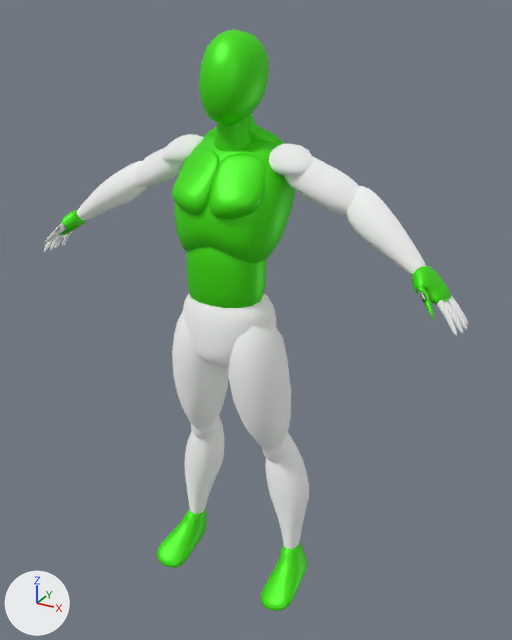
The glTF model emmanuel.glb: old version first, new version second.
One viewpoint serves both versions: a camera (50 mm lens) standing at (1.94, -3.39, 3.47) and looking at (0.09, -0.04, 1.79). Arrows for +X, +Y and +Z are at lower left; the lights stay in place. Vertices at the same position are counted once.
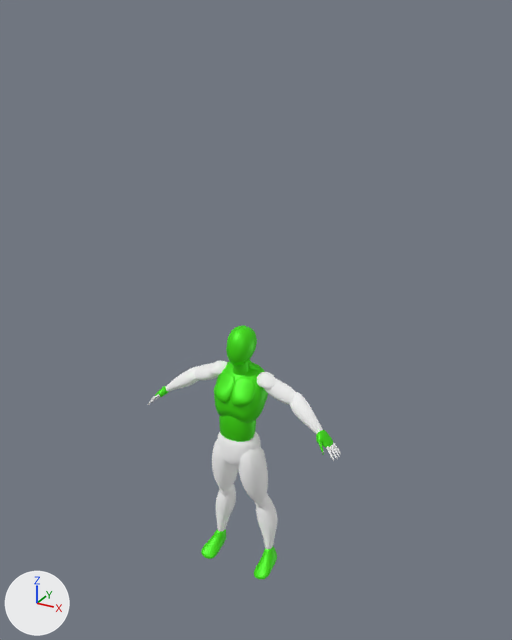
Changed parts and their boxes [x1, y1, x2, y2] in the pictures (512 x 640 px; the box of a moved part takes in the faces that stretch with it):
'Cube.031', deleted
    before: [172, 294, 309, 549]
'Cube.022', reshaped (173% wider, 106% taller)
    before: [199, 29, 269, 152]
    after: [148, 325, 341, 579]
'Cube.035', deleted
    before: [172, 113, 295, 308]
'Cube.023', deleted
    before: [44, 134, 468, 336]
    faces in mat_material_003 (white #ffffff): [44, 134, 468, 336]
    faces in mat_material_001 (green #44e700): [59, 210, 451, 319]
'Cube.024', deleted
    before: [157, 508, 307, 611]
'Cube.025', deleted
    before: [191, 421, 289, 462]
part 1 of me_cube_029, moved or reshaped
    before: [199, 29, 269, 126]
    after: [226, 325, 257, 366]
part 2 of me_cube_029, moved or reshaped
    before: [214, 117, 252, 152]
    after: [233, 361, 249, 376]
part 3 of me_cube_029, added
    after: [148, 360, 341, 579]

What changed in the scene script:
```text
Change me_cube_029:
    used by ob_cube_022; location = (0.0, 0.0, 0.0)
    remove me_cube_029.from_pydata(...)  # 324 vertices, 640 faces; spans x -0.168..0.168, y -0.308..0.099, z 2.73..3.371
    add me_cube_029.from_pydata(...)  # 7009 vertices, 14081 faces; spans x -0.679..0.679, y -0.217..0.066, z -0.001..1.728
    me_cube_029 part 1: the loose piece of 98 vertices spanning x -0.168..0.168, y -0.308..0.099, z 2.915..3.371 is scaled about its middle by 0.513, then moved by (0.0, 0.051, -1.532)
    me_cube_029 part 2: the loose piece of 226 vertices spanning x -0.112..0.112, y -0.199..-0.039, z 2.73..3.049 is scaled about its middle by 0.513, then moved by (0.0, 0.058, -1.409)
    me_cube_029 part 3: 6685 vertices added at x -0.679..0.679, y -0.217..0.066, z -0.001..1.556
    add me_cube_029.materials.append(mat_material_003)  # white #ffffff
Remove ob_cube_023:
    ob_cube_023 = bpy.data.objects.new('Cube.023', me_cube_020)
    ob_cube_023.location = (0.0, 0.0, 0.0)
Remove ob_cube_024:
    ob_cube_024 = bpy.data.objects.new('Cube.024', me_mesh_008)
    ob_cube_024.location = (0.0, 0.0, 0.0)
Remove ob_cube_025:
    ob_cube_025 = bpy.data.objects.new('Cube.025', me_mesh_009)
    ob_cube_025.location = (0.0, 0.0, 0.0)
Remove ob_cube_031:
    ob_cube_031 = bpy.data.objects.new('Cube.031', me_mesh)
    ob_cube_031.location = (0.0, 0.0, 0.0)
Remove ob_cube_035:
    ob_cube_035 = bpy.data.objects.new('Cube.035', me_cube_013)
    ob_cube_035.location = (0.0, 0.0, 0.0)
```
